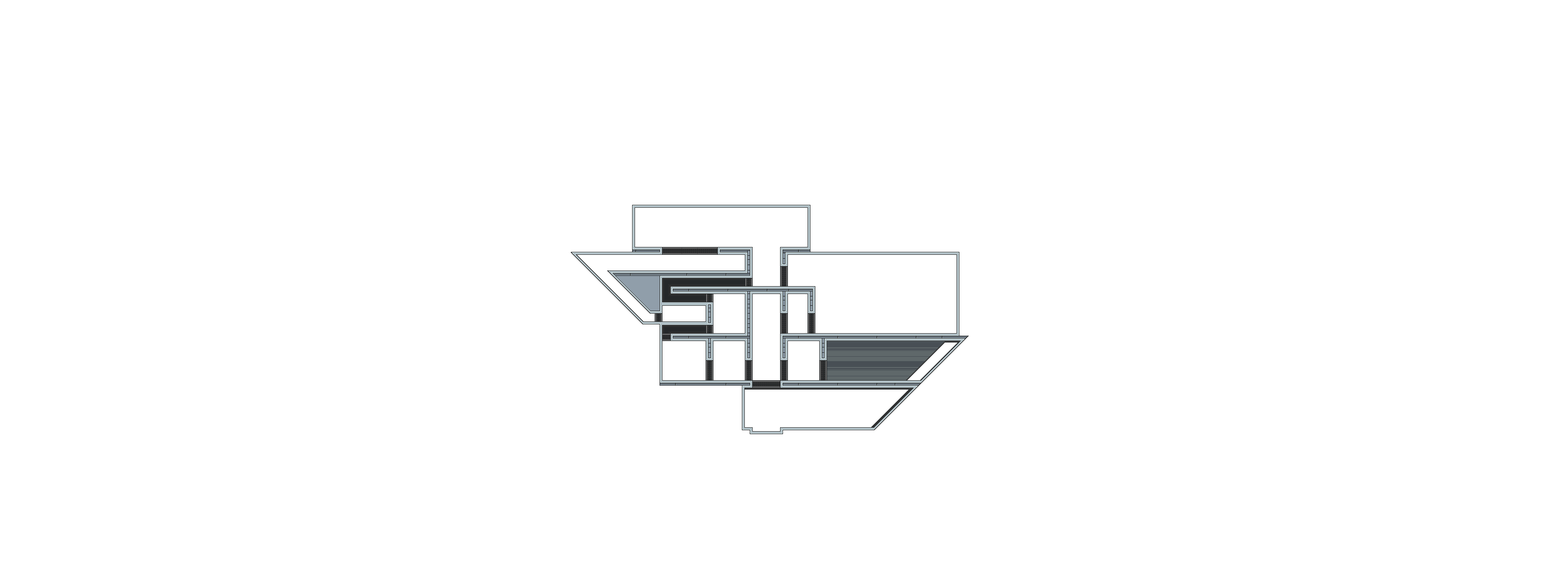
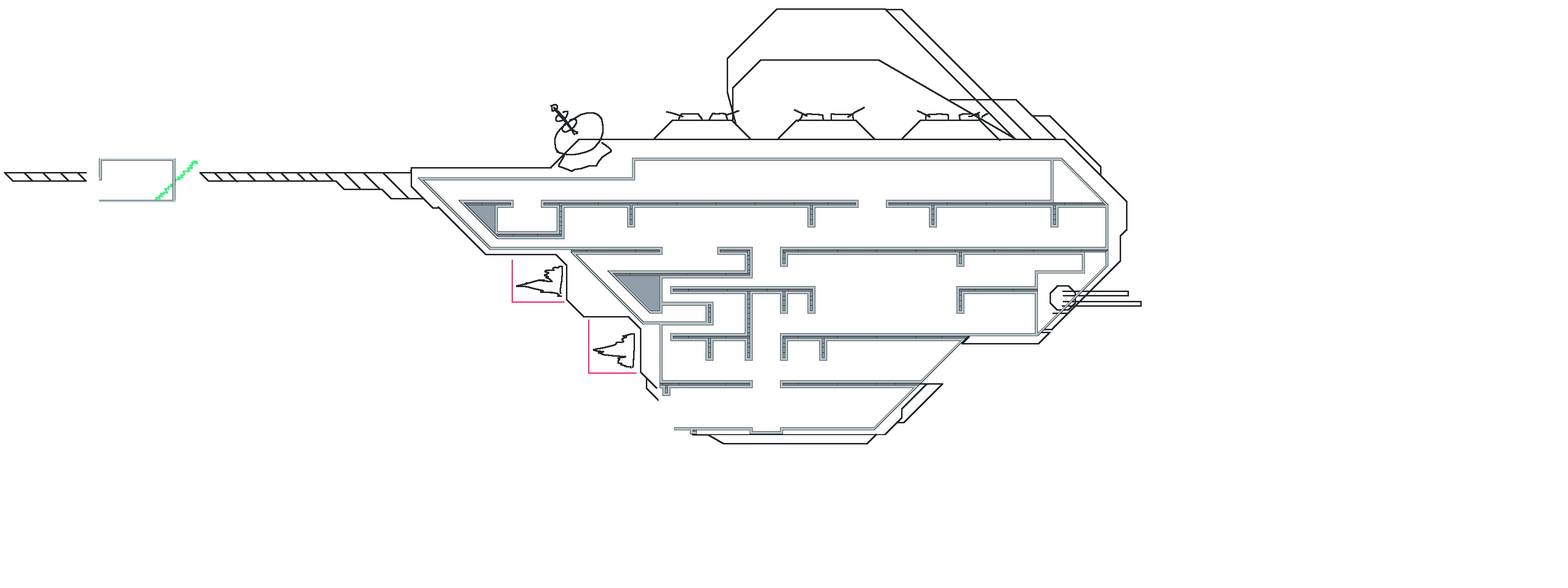
Comparing the layer stacks of the two 1568 x 588 images. Changes:
hid group "Tier 6" (3 layers) over (570, 204, 969, 435)
showed group "Tier 8" (6 layers) over (3, 8, 1142, 445)